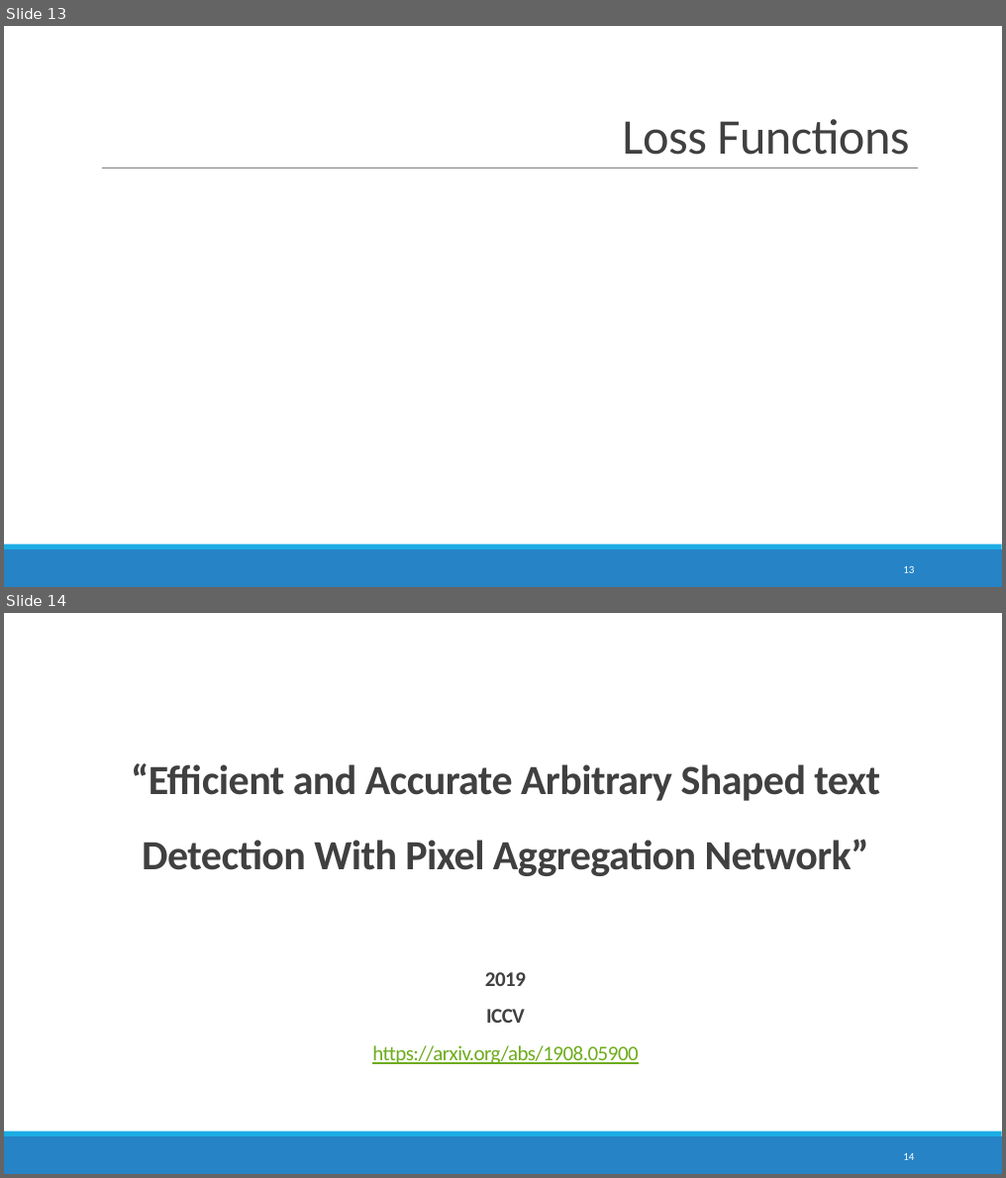
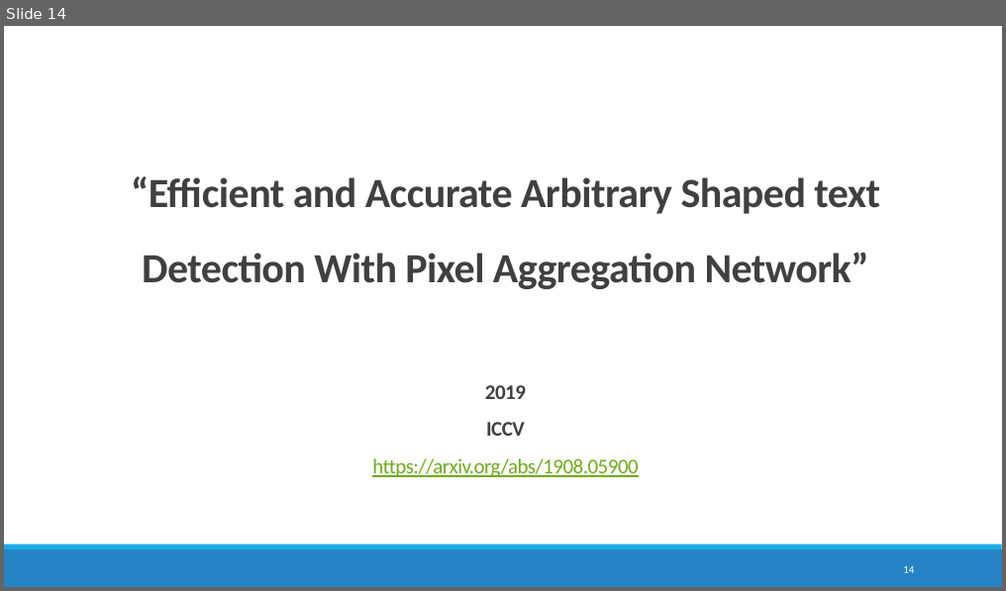
Before and after one commit to maryamhashemi/Text-Localization, a slide deck: Text Localization.pptx. Shown one above the other, each under a label of ours: slides 13 and 14 before the commit, slide 14 after it. The pictures are 1006x1178 and 1006x591 pixels, drawn with LibreOffice and Linux fonts; fonts in the diff are those of the drawing. Boxes give left, top, right and bottom in pixels: in the first picture for what was removed or moved away, otherwise in the second. Text is boxed around its words. In the diff, an @@ line names an element or a change of style, - is before the commit and + after.

```diff
--- a/Text Localization.pptx
+++ b/Text Localization.pptx
@@ slide 13 removed at box(4, 26, 1002, 587), background #FFFFFF; not listed: 2 template elements that a slide beside it also shows @@
@@ title removed at box(622, 119, 909, 155) @@
-Loss Functions
@@ line removed from (102, 169) to (918, 169) @@
@@ page number removed at box(903, 567, 914, 573) @@
-13
```
Also in this commit, not shown: 6 slides changed, 9 slides added, 3 other files.
